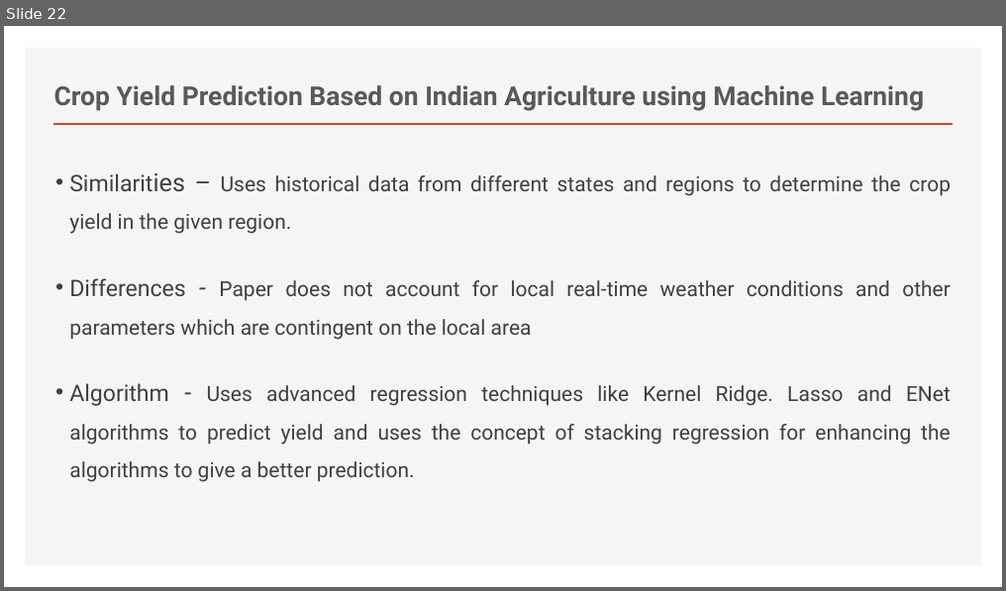
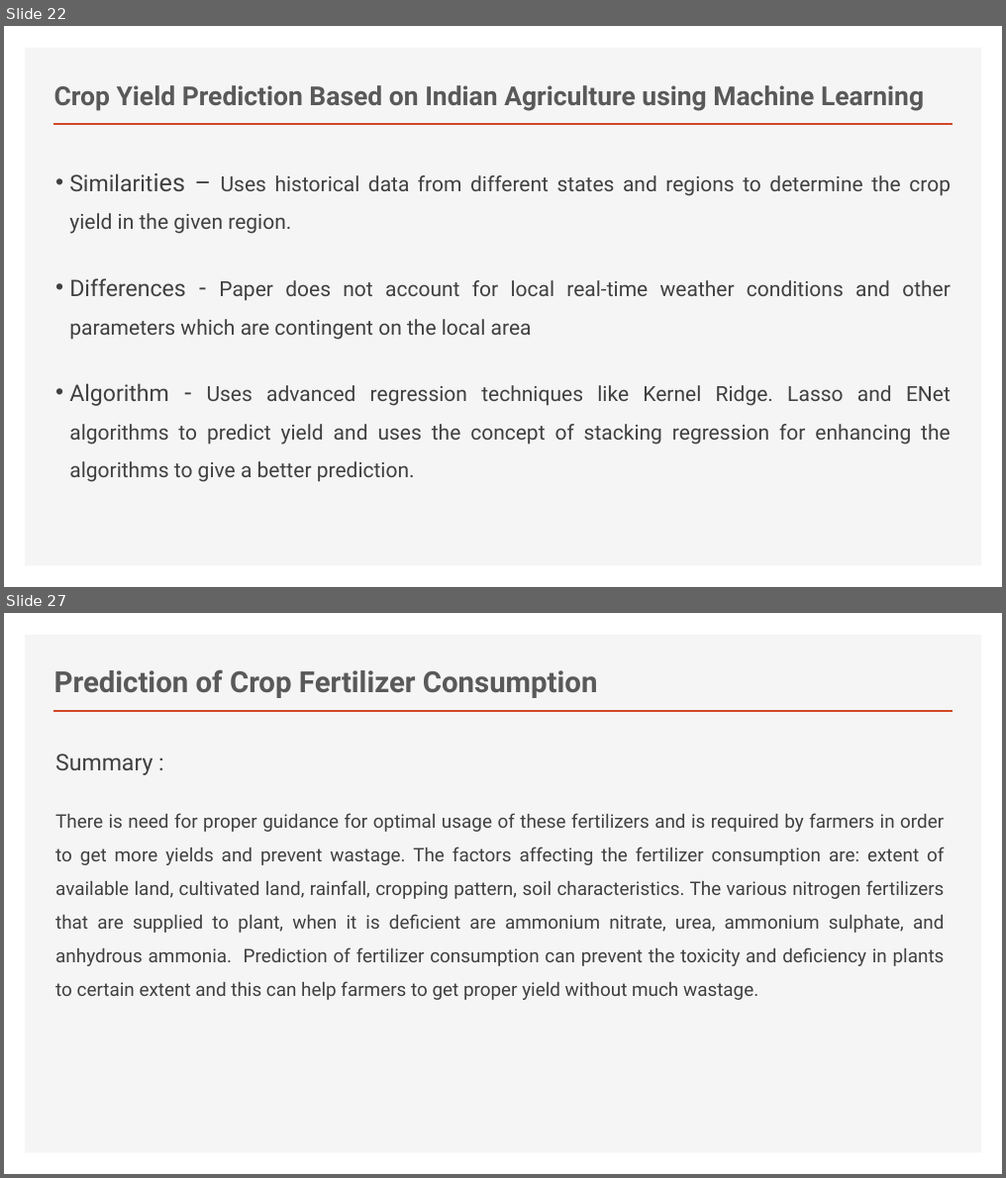
Before and after one commit to Gekko12/Eco-fertilization, a slide deck: LR.pptx. Shown one above the other, each under a label of ours: slide 22 before the commit, slides 22 and 27 after it; the slides between them are not shown. The pictures are 1006x591 and 1006x1178 pixels, drawn with LibreOffice and Linux fonts; fonts in the diff are those of the drawing. Boxes give left, top, right and bottom in pixels: in the first picture for what was removed or moved away, otherwise in the second. Text is boxed around its words. In the diff, an @@ line names an element or a change of style, - is before the commit and + after.

```diff
--- a/LR.pptx
+++ b/LR.pptx
@@ slide 27 added at [4, 613, 1002, 1174], background #FFFFFF; not listed: 2 template elements that a slide beside it also shows @@
@@ title added at [54, 669, 598, 698], 28 pt, text #595959, bold @@
+Prediction of Crop Fertilizer Consumption
@@ text added at [55, 754, 944, 1000], 18 pt, text #404040 @@
+Summary :
+There is need for proper guidance for optimal usage of these fertilizers and is required by farmers in order to get more yields and prevent wastage. The factors affecting the fertilizer consumption are: extent of available land, cultivated land, rainfall, cropping pattern, soil characteristics. The various nitrogen fertilizers that are supplied to plant, when it is deficient are ammonium nitrate, urea, ammonium sulphate, and anhydrous ammonia. Prediction of fertilizer consumption can prevent the toxicity and deficiency in plants to certain extent and this can help farmers to get proper yield without much wastage.
```
Also in this commit, not shown: 1 slide changed, 5 other slides added, 4 other files.
